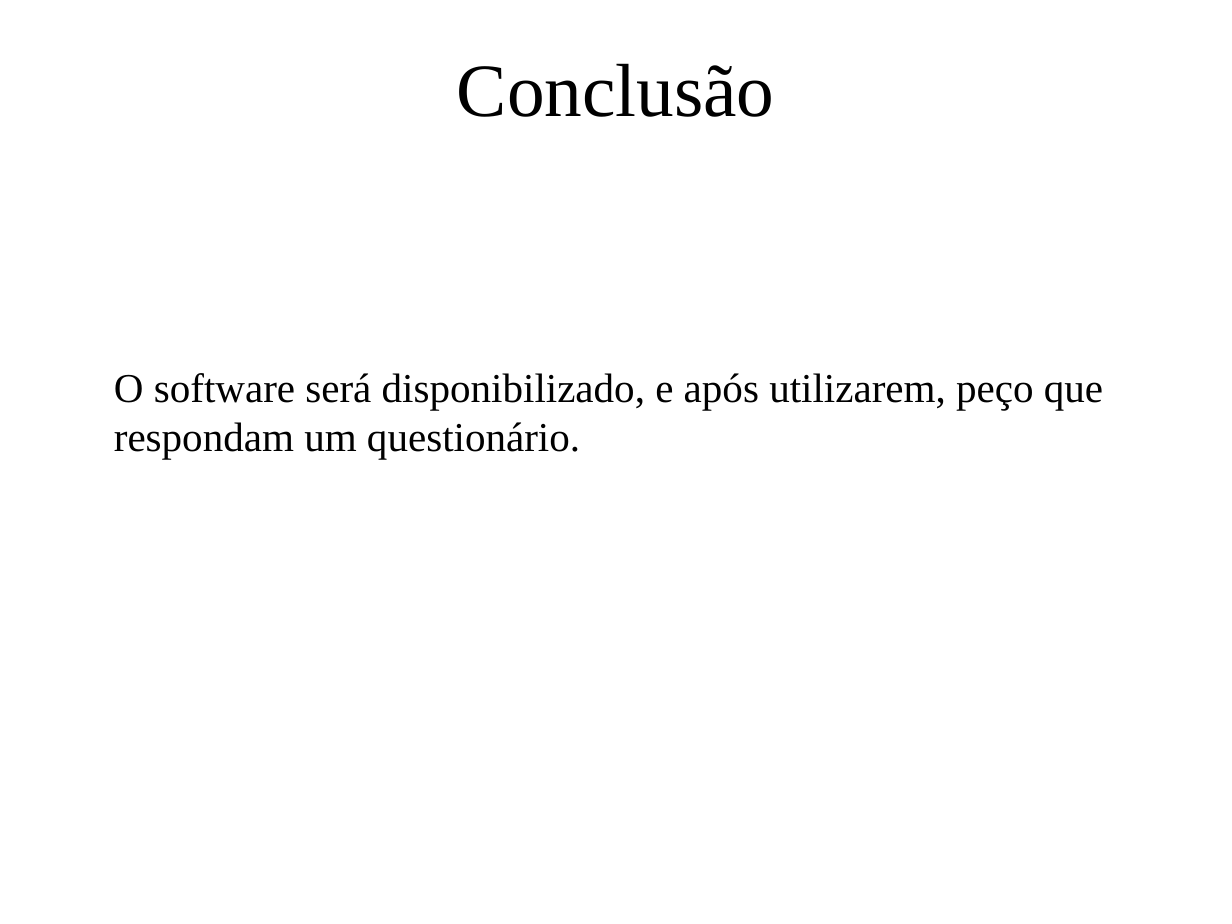
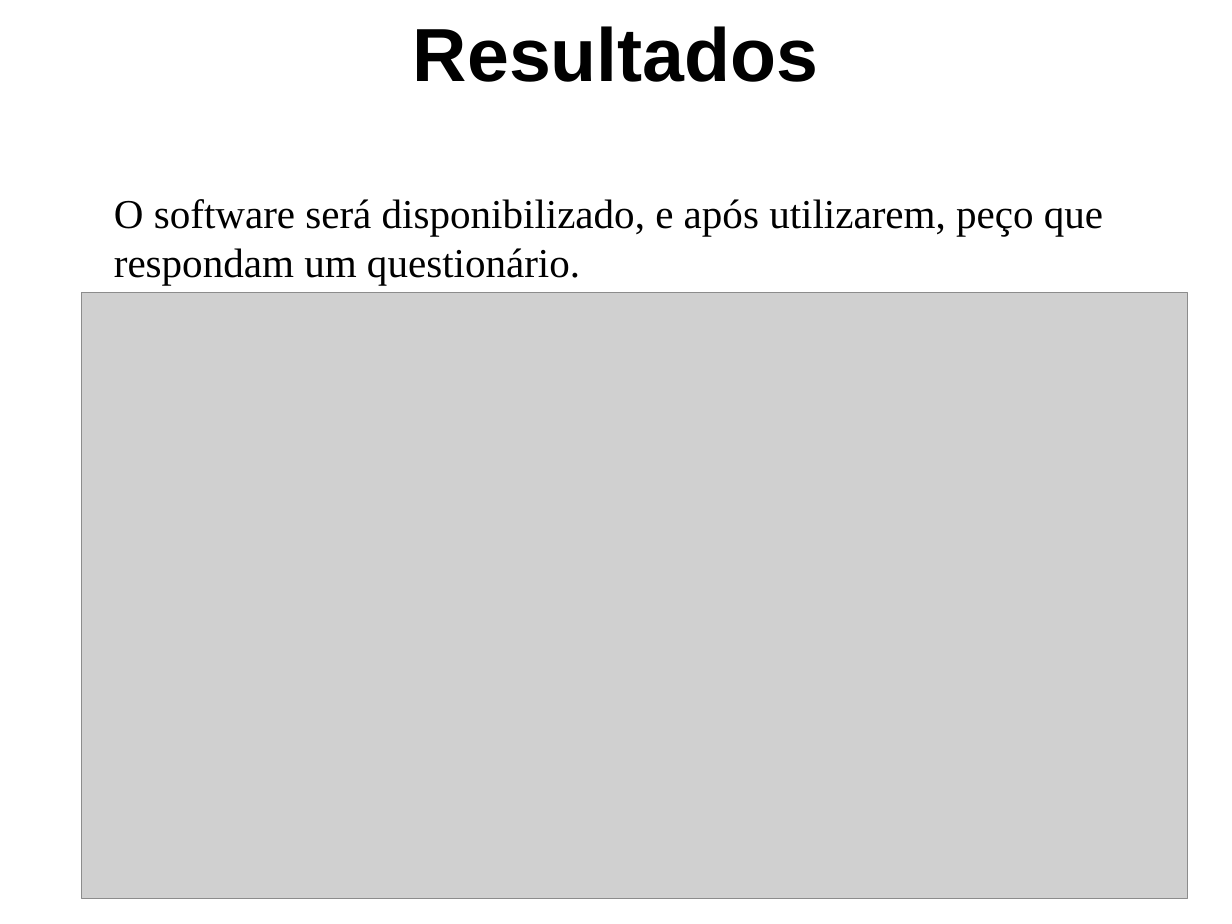
Before and after one commit to GabrielPRDF/TCC_Interpretador, a slide deck: slide 14 of Documentos/ApresentacaoTCC.ppt (slide 9 before the commit). Drawn at 1232x924 pixels with LibreOffice and Linux fonts; fonts in the diff are those of the drawing; grey boxes stand for pictures; background and template pictures are left out. Boxes give left, top, right and bottom in pixels: in the first picture for what was removed or moved away, otherwise in the second. Text is boxed around its words. In the diff, an @@ line names an element or a change of style, - is before the commit and + after.

```diff
--- a/Documentos/ApresentacaoTCC.ppt
+++ b/Documentos/ApresentacaoTCC.ppt
@@ text added at (x1=413, y1=26, x2=818, y2=82), 44 pt, text #000000, bold @@
+Resultados
@@ text removed at (x1=457, y1=63, x2=775, y2=117) @@
-Conclusão
@@ text "O software será disponibilizado, e ..." moved from (x1=114, y1=373, x2=1103, y2=459) to (x1=114, y1=199, x2=1103, y2=285) @@
@@ picture added at (x1=81, y1=293, x2=1188, y2=898) @@
```
Also in this commit, not shown: 6 other slides changed, 11 slides added, 3 slides removed, 6 other files.
